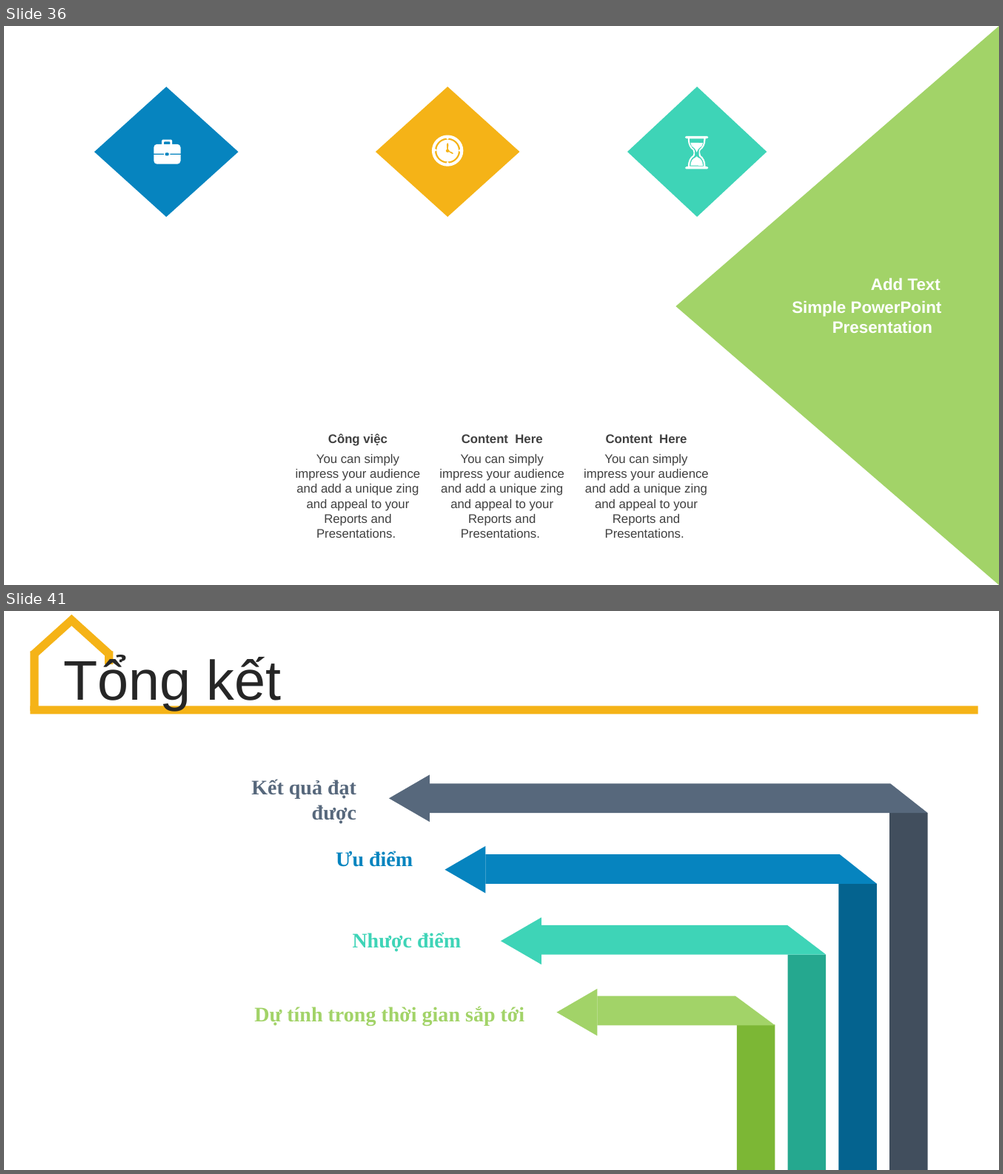
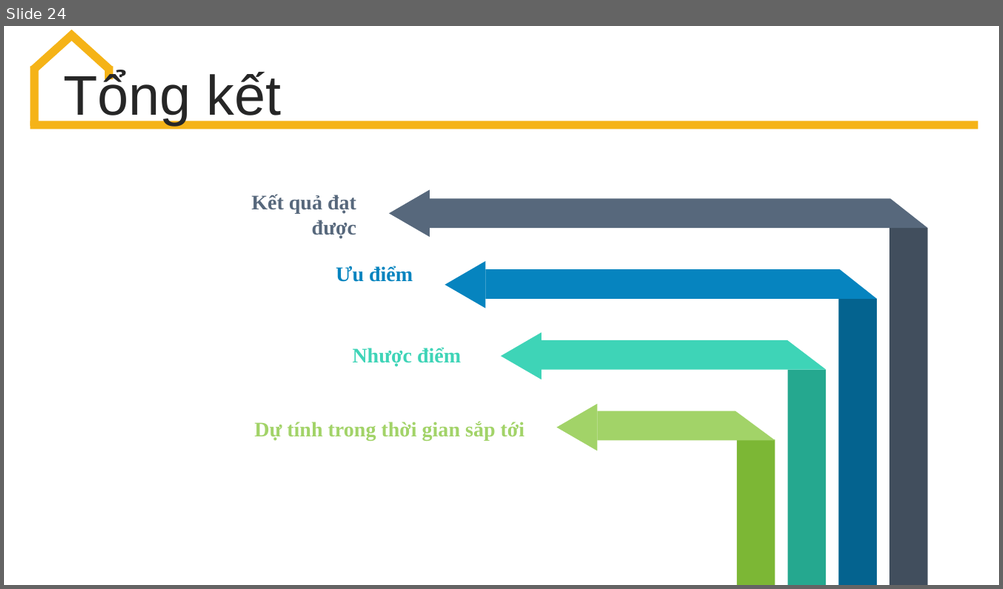
Before and after one commit to mni-linh/Report-Subject-Software-technology, a slide deck: SlideTrinhChieu.pptx. Shown one above the other, each under a label of ours: slides 36 and 41 before the commit, slide 24 after it; the slides between them are not shown. The pictures are 1003x1174 and 1003x589 pixels, drawn with LibreOffice and Linux fonts; fonts in the diff are those of the drawing. Boxes give left, top, right and bottom in pixels: in the first picture for what was removed or moved away, otherwise in the second. Text is boxed around its words. In the diff, an @@ line names an element or a change of style, - is before the commit and + after.

```diff
--- a/SlideTrinhChieu.pptx
+++ b/SlideTrinhChieu.pptx
@@ slide 36 removed at bbox=[4, 26, 999, 585], background #FFFFFF @@
@@ triangle removed at bbox=[676, 26, 999, 585] @@
@@ diamond removed at bbox=[94, 87, 239, 218] @@
@@ diamond removed at bbox=[375, 87, 520, 217] @@
@@ diamond removed at bbox=[627, 87, 766, 217] @@
@@ freeform shape removed at bbox=[432, 135, 463, 167] @@
@@ freeform shape removed at bbox=[686, 136, 708, 170] @@
@@ freeform shape removed at bbox=[154, 139, 181, 164] @@
@@ text removed at bbox=[871, 278, 940, 290] @@
-Add Text
@@ text removed at bbox=[791, 301, 942, 333] @@
-Simple PowerPoint Presentation
@@ text removed at bbox=[328, 434, 387, 446] @@
-Công việc
@@ text removed at bbox=[461, 434, 542, 443] @@
-Content Here
@@ text removed at bbox=[606, 434, 686, 443] @@
-Content Here
@@ text removed at bbox=[296, 454, 420, 538] @@
-You can simply impress your audience and add a unique zing and appeal to your Reports and Presentations.
@@ text removed at bbox=[439, 454, 564, 538] @@
-You can simply impress your audience and add a unique zing and appeal to your Reports and Presentations.
@@ text removed at bbox=[583, 454, 708, 538] @@
-You can simply impress your audience and add a unique zing and appeal to your Reports and Presentations.
@@ text removed at bbox=[345, 486, 352, 493] @@
-Get a modern PowerPoint
@@ what was slide 41 is now slide 24 @@
```
Also in this commit, not shown: 2 slides changed, 16 other slides removed, 2 other files.
